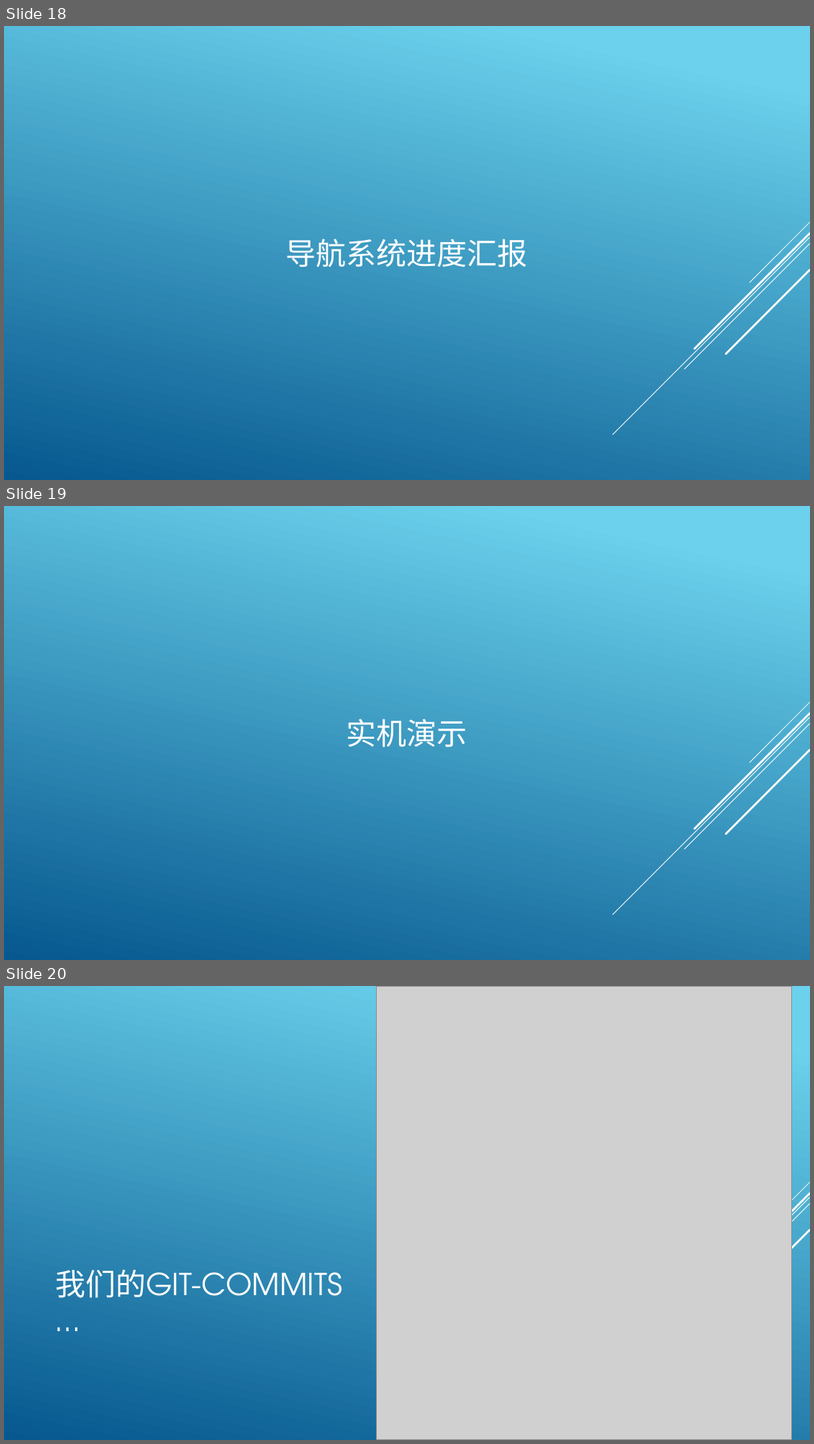
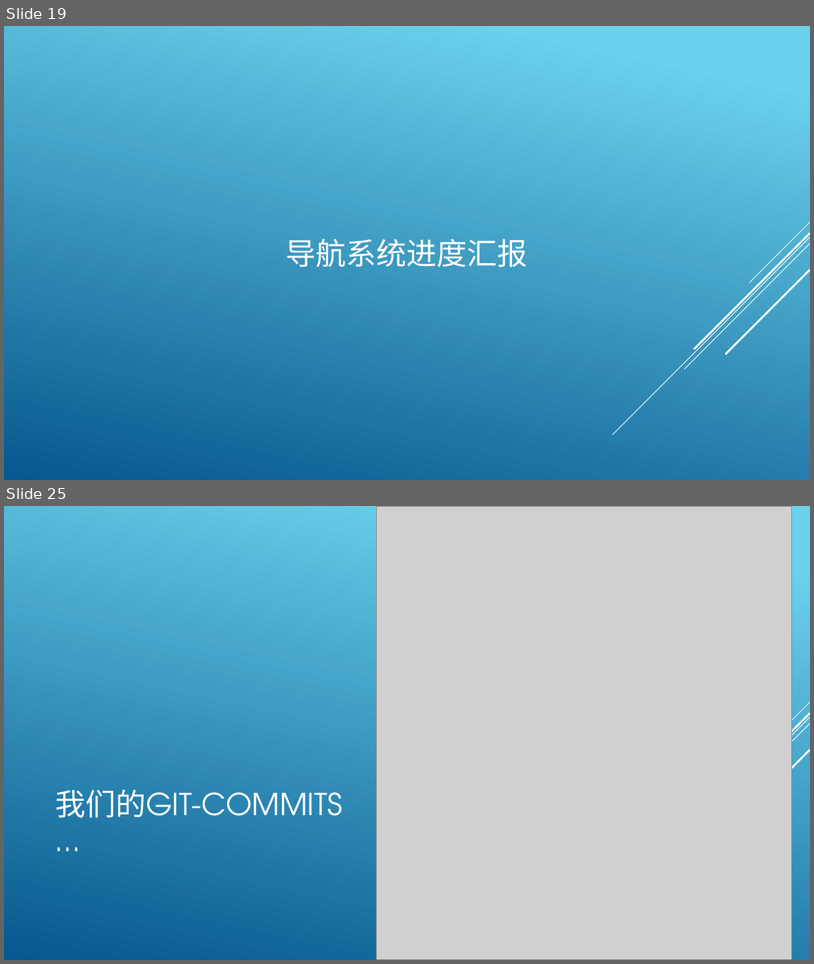
Before and after one commit to archester-250/Course_Auxiliary_System, a slide deck: report/Mid-term check.pptx. Shown one above the other, each under a label of ours: slides 18, 19 and 20 before the commit, slides 19 and 25 after it; the slides between them are not shown. The pictures are 814x1444 and 814x964 pixels, drawn with LibreOffice and Linux fonts; fonts in the diff are those of the drawing; grey boxes stand for pictures. Boxes give left, top, right and bottom in pixels: in the first picture for what was removed or moved away, otherwise in the second. Text is boxed around its words. In the diff, an @@ line names an element or a change of style, - is before the commit and + after.

```diff
--- a/report/Mid-term check.pptx
+++ b/report/Mid-term check.pptx
@@ slide 19 removed at box(4, 506, 810, 960), background gradient #6ED2EB to #06588E; not listed: 5 template elements that a slide beside it also shows @@
@@ title removed at box(347, 718, 468, 747) @@
-实机演示
@@ what was slide 18 is now slide 19 @@
@@ what was slide 20 is now slide 25 @@
```
Also in this commit, not shown: 1 slide changed, 6 slides added, 1 other file.
